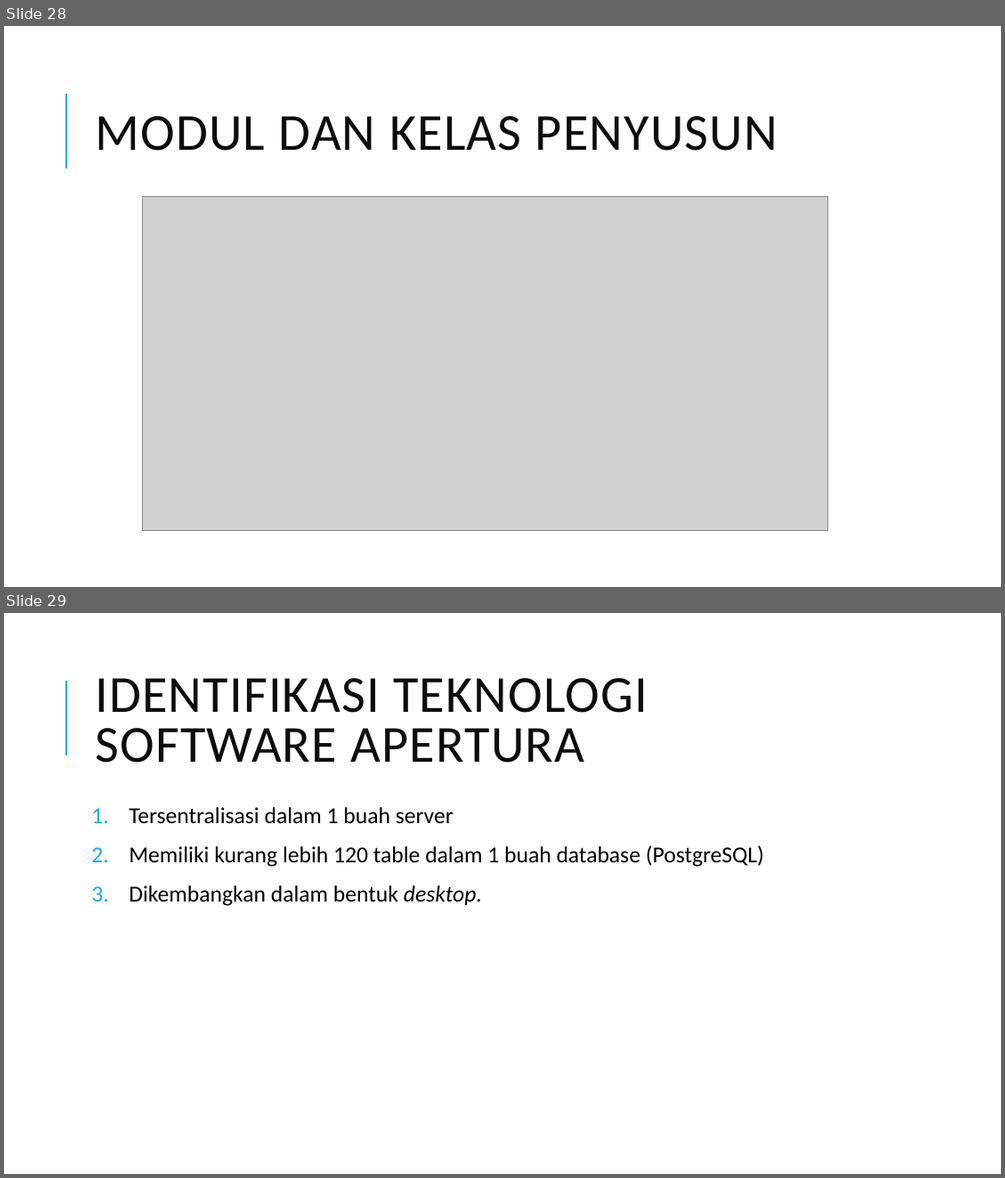
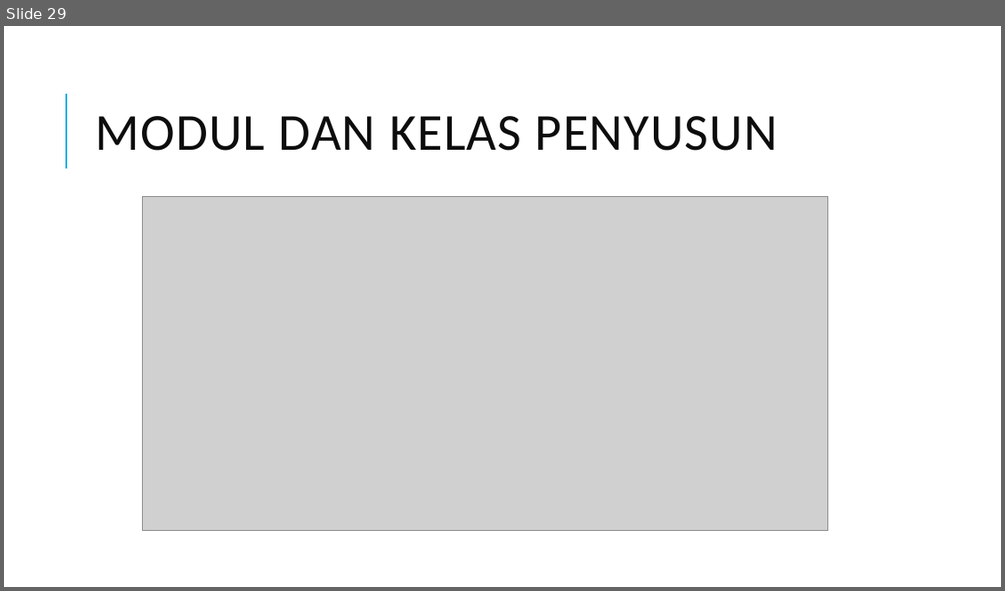
Before and after one commit to edriclaksaputra/tugasakhir, a slide deck: PPT.pptx. Shown one above the other, each under a label of ours: slides 28 and 29 before the commit, slide 29 after it. The pictures are 1005x1178 and 1005x591 pixels, drawn with LibreOffice and Linux fonts; fonts in the diff are those of the drawing; grey boxes stand for pictures. Boxes give left, top, right and bottom in pixels: in the first picture for what was removed or moved away, otherwise in the second. Text is boxed around its words. In the diff, an @@ line names an element or a change of style, - is before the commit and + after.

```diff
--- a/PPT.pptx
+++ b/PPT.pptx
@@ slide 29 removed at (4, 613, 1001, 1174), background #FFFFFF; not listed: 1 template element that a slide beside it also shows @@
@@ title removed at (95, 678, 647, 763) @@
-IDENTIFIKASI TEKNOLOGI SOFTWARE APERTURA
@@ text removed at (129, 807, 764, 906) @@
-1. Tersentralisasi dalam 1 buah server
-2. Memiliki kurang lebih 120 table dalam 1 buah database (PostgreSQL)
-3. Dikembangkan dalam bentuk desktop.
@@ what was slide 28 is now slide 29 @@
```
Also in this commit, not shown: 11 slides changed, 16 slides added, 2 other slides removed, 13 other files.
